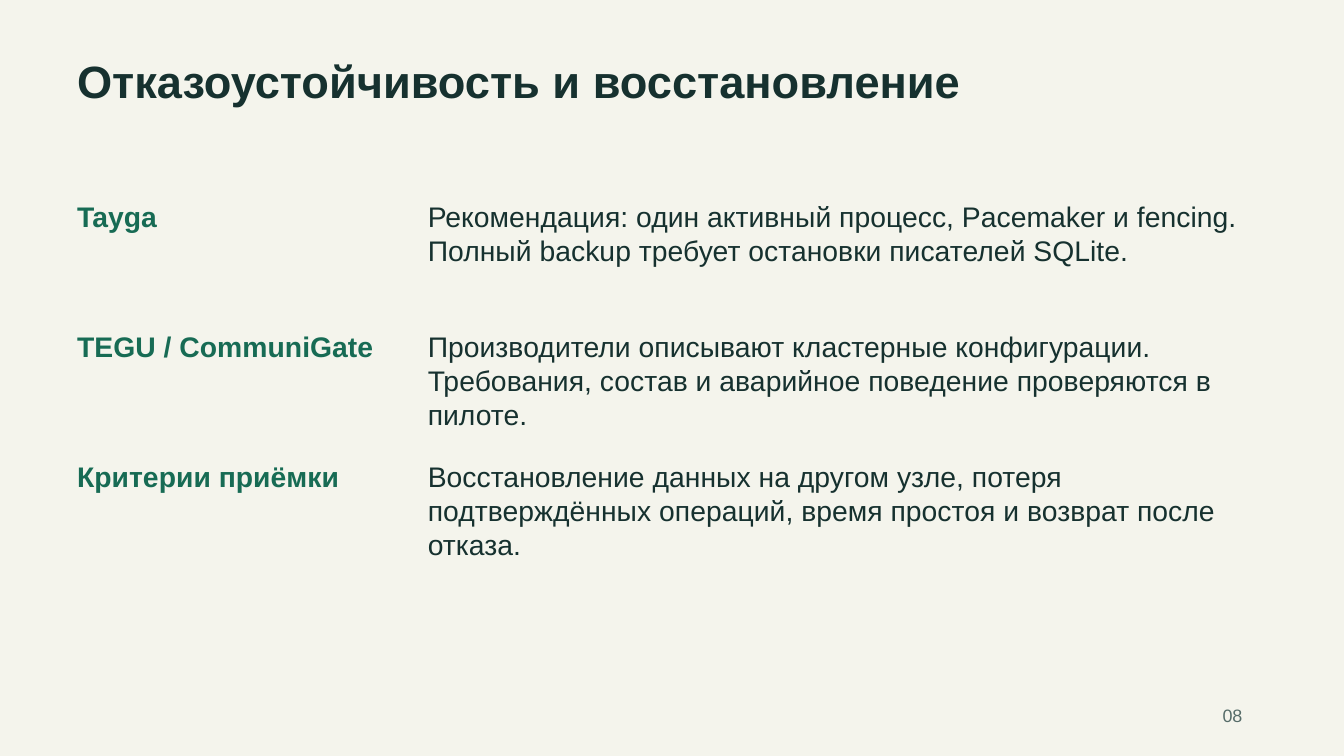
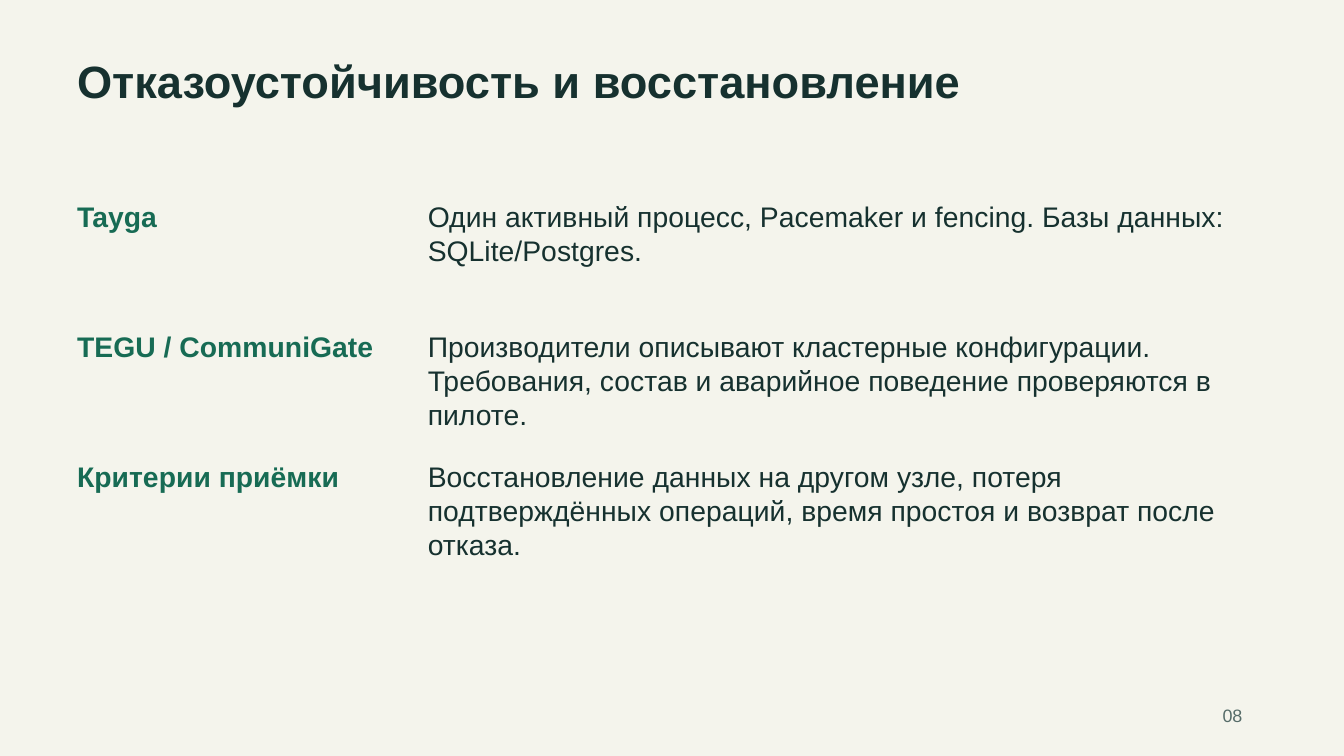
Before and after one commit to rkislov/tayga-mail-server, a slide deck: slide 8 of docs/presentations/tayga-competitors-2026-11-19.pptx. Drawn at 1344x756 pixels with LibreOffice and Linux fonts; fonts in the diff are those of the drawing. Boxes give left, top, right and bottom in pixels: in the first picture for what was removed or moved away, otherwise in the second. Text is boxed around its words. In the diff, an @@ line names an element or a change of style, - is before the commit and + after.

```diff
--- a/docs/presentations/tayga-competitors-2026-11-19.pptx
+++ b/docs/presentations/tayga-competitors-2026-11-19.pptx
@@ text at box(428, 206, 1223, 267): text changed @@
-Рекомендация: один активный процесс, Pacemaker и fencing. Полный backup требует остановки писателей SQLite.
+Один активный процесс, Pacemaker и fencing. Базы данных: SQLite/Postgres.
```
Also in this commit, not shown: 1 other slide changed, 1 other file.
